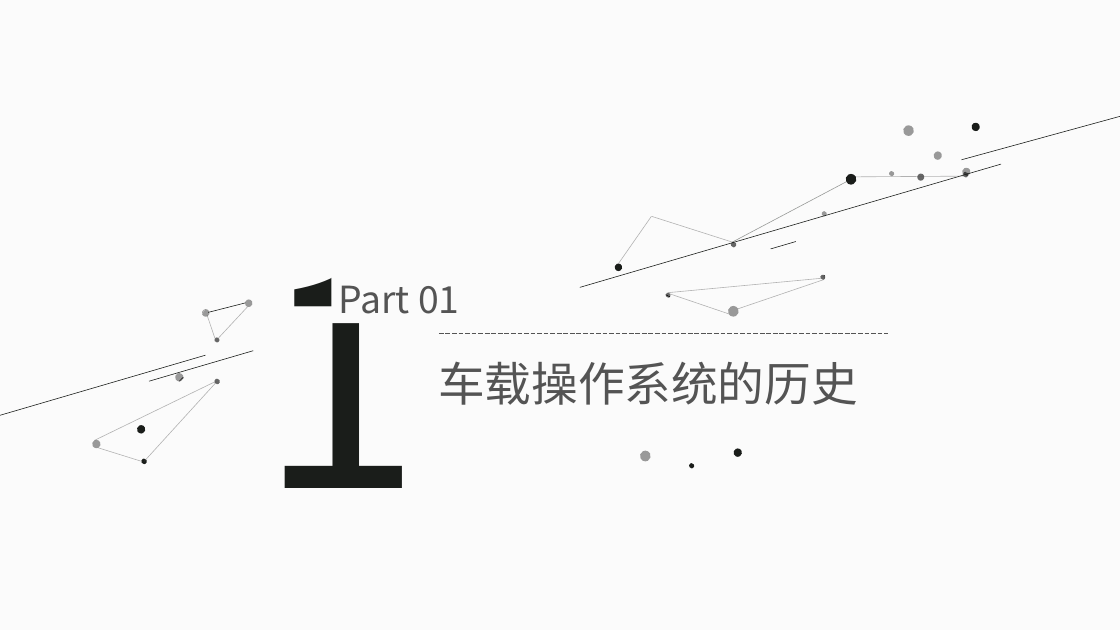
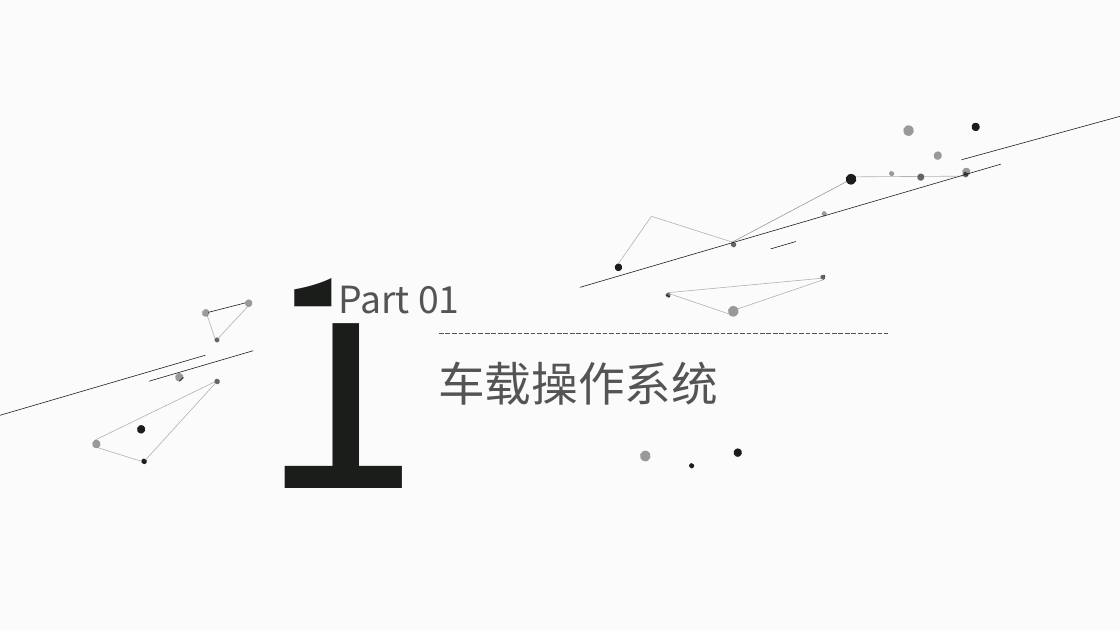
Before and after one commit to linxu-link/CarAndroidCourse, a slide deck: slide 3 of 01/01.走进车载 Android 系统.pptx. Drawn at 1120x630 pixels with LibreOffice and Linux fonts; fonts in the diff are those of the drawing. Boxes give left, top, right and bottom in pixels: in the first picture for what was removed or moved away, otherwise in the second. Text is boxed around its words. In the diff, an @@ line names an element or a change of style, - is before the commit and + after.

```diff
--- a/01/01.走进车载 Android 系统.pptx
+++ b/01/01.走进车载 Android 系统.pptx
@@ text at bbox=[438, 361, 718, 405]: text changed @@
-车载操作系统的历史
+车载操作系统
```
Also in this commit, not shown: 3 other slides changed, 26 slides added, 2 other files.
